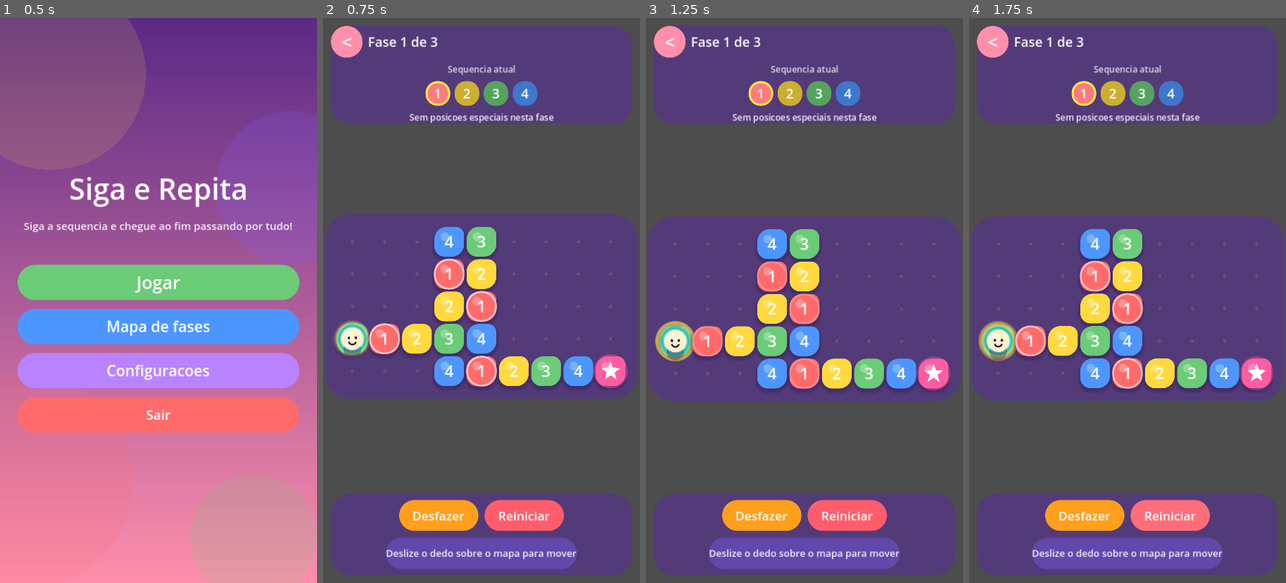
Above: before the commit, frames 1-4 (left to right).
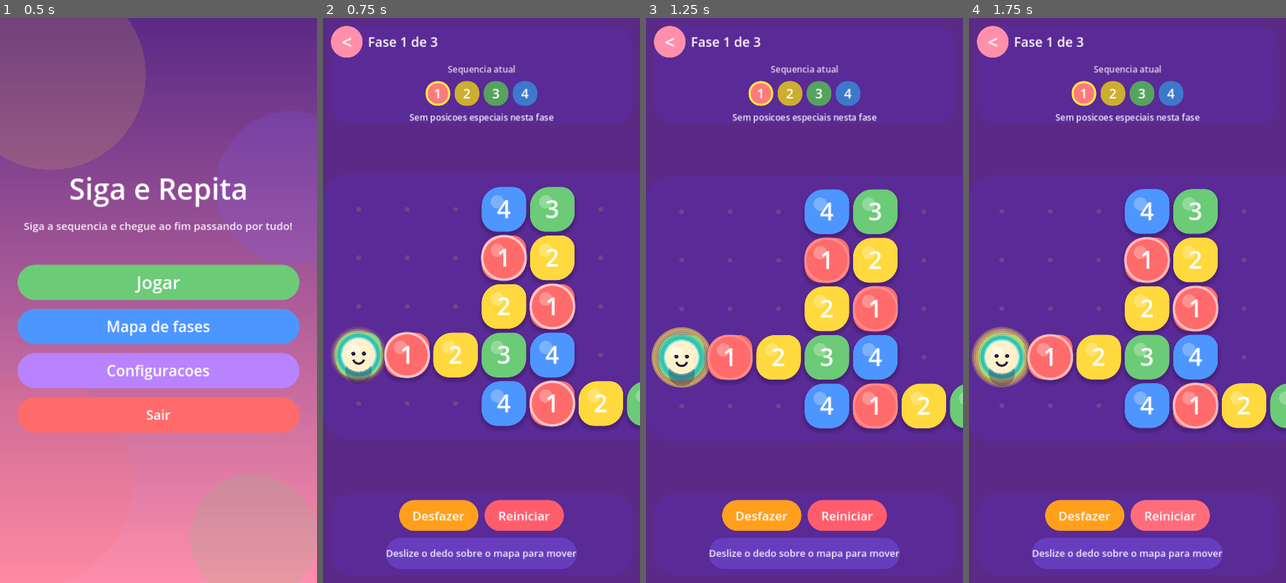
Above: after the commit, the same moments.

Repository: robertoaraujomf/Amarelo-Game-Siga-E-Repita
Game: Godot game, scene res://scenes/ui/MainMenu.tscn
Two runs of this game, one before a commit and one after it. Both use one fixed random seed, a clock stepped at 60 frames per second and the inputs below.
Inputs:
- Up to frame 1 (0.5 s): no input
- Up to frame 2 (0.75 s): click "Jogar" at 0.5 s
- Up to frame 3 (1.25 s): no input
- Up to frame 4 (1.75 s): click "Reiniciar" at 1.25 s

Frame 1 is identical in both runs. In frame 2, 91% of the frame differs, in the area x 0-100%, y 0-100%; in frame 3, 91%; in frame 4, 91%.

Commit message:
fix: camera rola sobre o mapa com celula de tamanho fixo
- Board: tamanho de celula fixo (110), sem redimensionar o tabuleiro para
  caber na tela; a camera rola sobre o mapa quando ele excede a area visivel.
- project.godot: stretch aspect 'keep' (viewport logico 720x1280 fixo, nao
  se expande conforme a largura da tela) e cor de limpeza violeta no letterbox.

Diff:
--- a/project.godot
+++ b/project.godot
@@ -22,7 +22,7 @@
 window/size/viewport_width=720
 window/size/viewport_height=1280
 window/stretch/mode="canvas_items"
-window/stretch/aspect="expand"
+window/stretch/aspect="keep"
 window/handheld/orientation=1
 
 [input_devices]
@@ -33,3 +33,4 @@
 
 renderer/rendering_method="gl_compatibility"
 renderer/rendering_method.mobile="gl_compatibility"
+environment/defaults/default_clear_color=Color(0.356863, 0.164706, 0.52549, 1)
--- a/scripts/board/Board.gd
+++ b/scripts/board/Board.gd
@@ -12,6 +12,9 @@
 const SWIPE_MIN_DISTANCE := 36.0
 const CAMERA_SPEED := 7.0
 const BOARD_PADDING := 26.0
+## Tamanho fixo (em unidades-mundo) de cada celula. NAO escala com a tela: se o
+## tabuleiro for maior que a area visivel, a camera rola sobre ele.
+const CELL_SIZE := 110.0
 
 var matrix: LevelMatrix
 var rules: PuzzleRules
@@ -80,9 +83,7 @@
 func _compute_layout() -> void:
 	var cols: int = maxi(matrix.cols, 1)
 	var rows: int = maxi(matrix.rows, 1)
-	var max_w := 660.0
-	var max_h := 820.0
-	cell_size = clampf(min(max_w / float(cols), max_h / float(rows)), 44.0, 150.0)
+	cell_size = CELL_SIZE
 	board_size = Vector2(float(cols), float(rows)) * cell_size
 	_cell_offset = -board_size * 0.5 + Vector2(cell_size, cell_size) * 0.5
 
